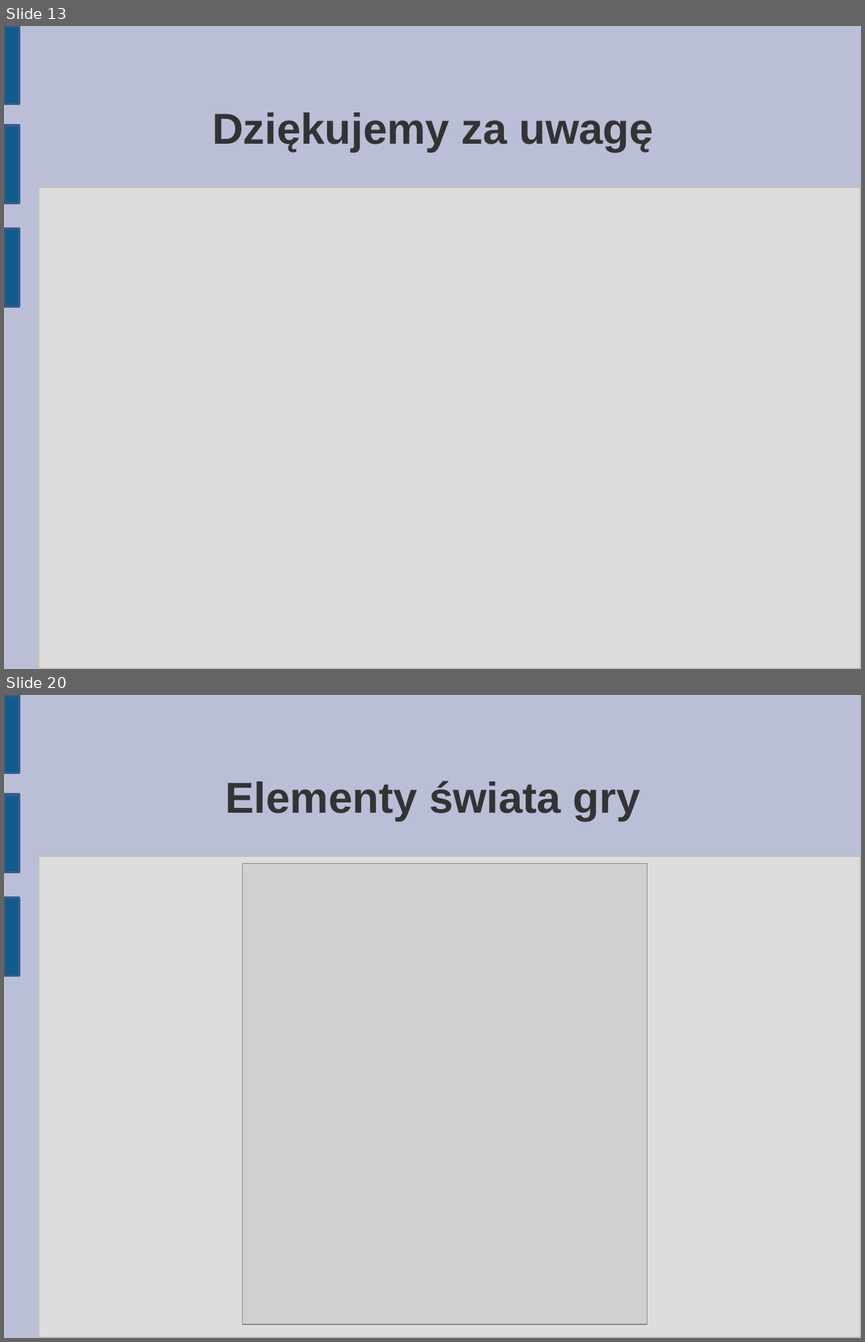
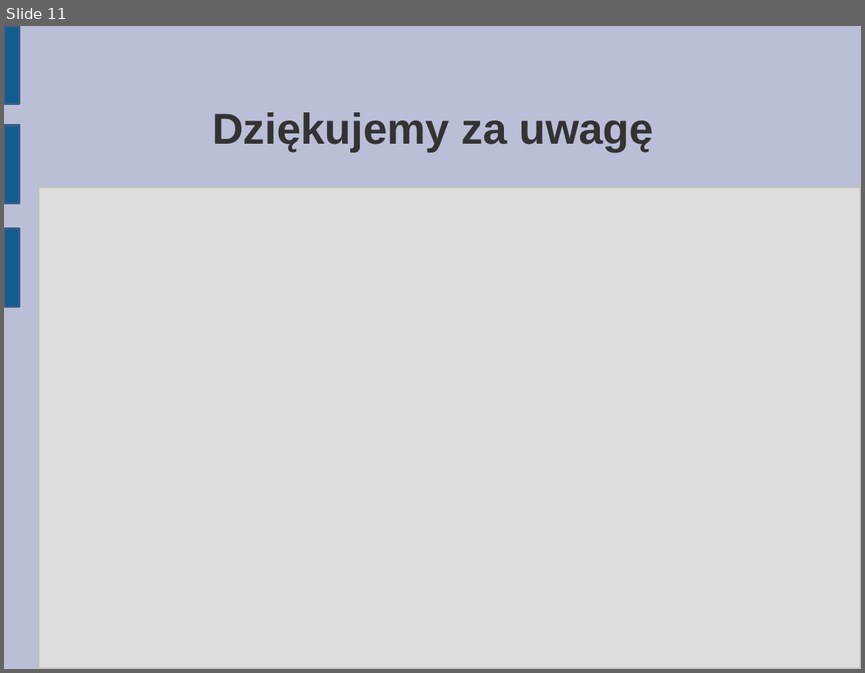
Before and after one commit to matkaczmarski/Praca-inzynierska, a slide deck: Prezentacja/Praca Inżynierska 2.odp. Shown one above the other, each under a label of ours: slides 13 and 20 before the commit, slide 11 after it; the slides between them are not shown. The pictures are 865x1342 and 865x673 pixels, drawn with LibreOffice and Linux fonts; fonts in the diff are those of the drawing; grey boxes stand for pictures. Boxes give left, top, right and bottom in pixels: in the first picture for what was removed or moved away, otherwise in the second. Text is boxed around its words. In the diff, an @@ line names an element or a change of style, - is before the commit and + after.

```diff
--- a/Prezentacja/Praca Inżynierska 2.odp
+++ b/Prezentacja/Praca Inżynierska 2.odp
@@ slide 20 removed at [4,695,861,1338], background #BABED6; not listed: 4 template elements that a slide beside it also shows @@
@@ title removed at [226,781,640,821] @@
-Elementy świata gry
@@ picture removed at [243,863,647,1324] @@
@@ what was slide 13 is now slide 11 @@
```
Also in this commit, not shown: 2 slides changed, 24 other slides removed, 1 other file.
